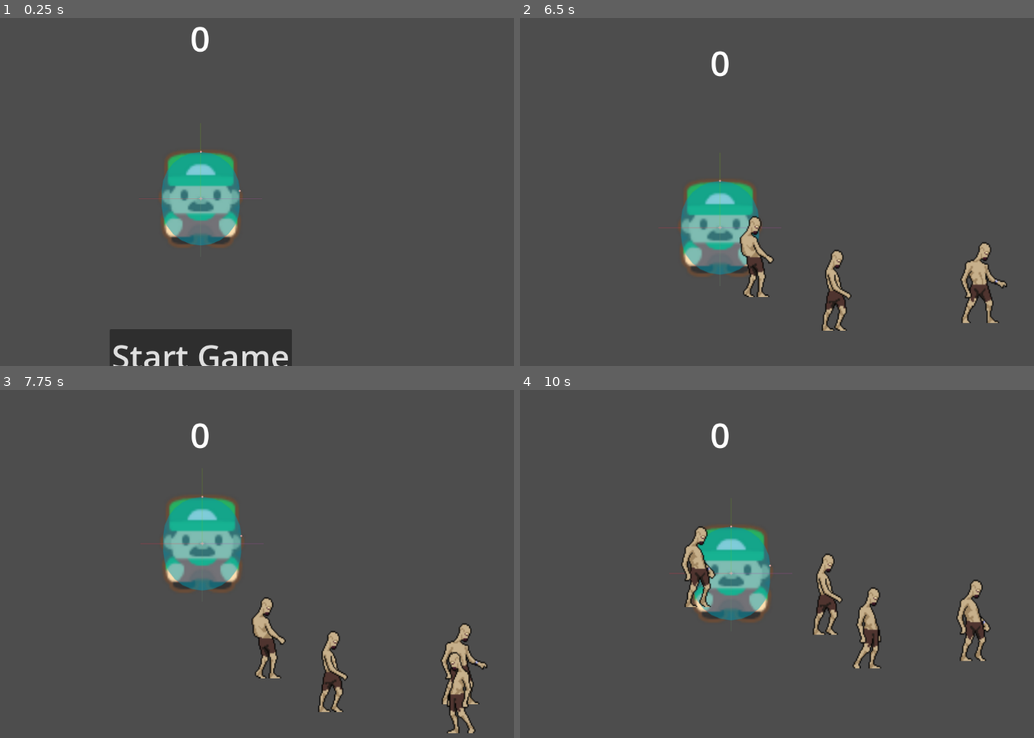
Above: before the commit, frames 1-4 (two rows, left to right).
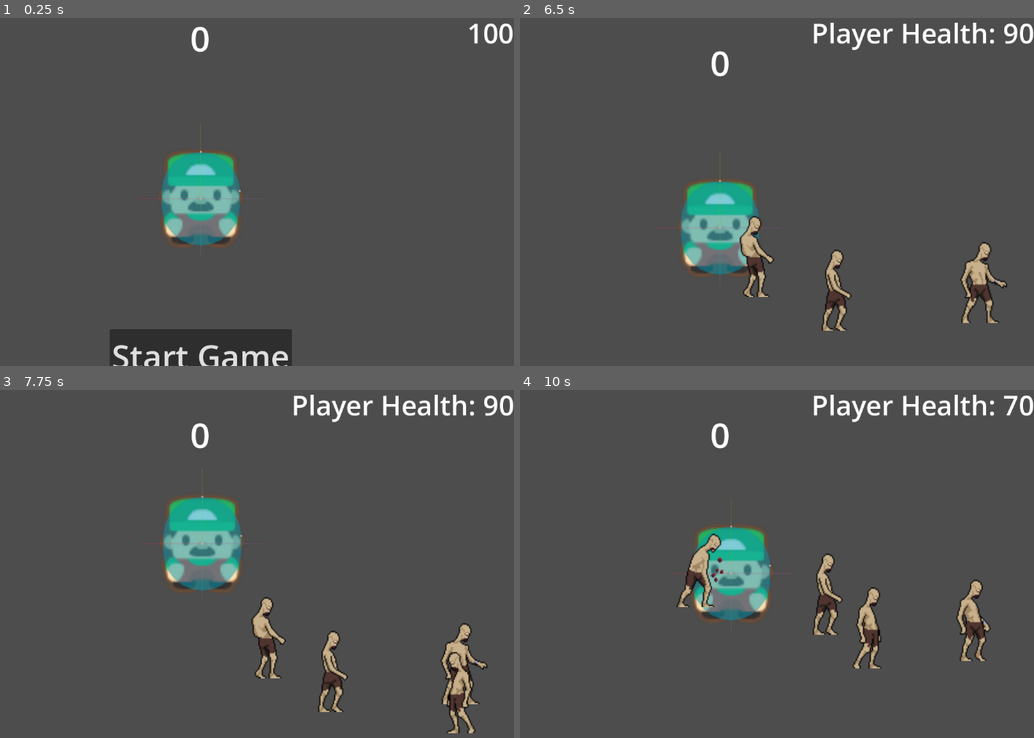
Above: after the commit, the same moments.

Repository: ziadeenyousaf-spec/HackBirmingham2026
Game: Godot game, scene res://scenes/player.tscn
Two runs of this game, one before a commit and one after it. Both use one fixed random seed, a clock stepped at 60 frames per second and the inputs below.
Inputs:
- Up to frame 1 (0.25 s): no input
- Up to frame 2 (6.5 s): click "Start Game" at 0.5 s; tap Enter at 1.25 s; hold Right (move_right) 1.28-2.03 s; hold Space (attack) 1.28-2.03 s; hold Down (move_down) 2.03-2.78 s; tap Space (attack) at 2.1, 3.6, 5.1 s; hold Right (move_right) 2.78-3.53 s; hold Space (attack) 2.78-3.53 s; hold Up (move_up) 3.53-4.28 s; hold Space (attack) 4.28-5.03 s; hold Left (move_left) 4.28-5.78 s; hold Down (move_down) from 5.78 s (still down); hold Space (attack) from 5.78 s (still down)
- Up to frame 3 (7.75 s): release Down (move_down) at 6.53 s; release Space (attack) at 6.53 s; hold Right (move_right) 6.53-7.28 s; tap Space (attack) at 6.6 s; hold Up (move_up) from 7.28 s (still down); hold Space (attack) from 7.28 s (still down)
- Up to frame 4 (10 s): release Up (move_up) at 8.03 s; release Space (attack) at 8.03 s; hold Right (move_right) 8.03-8.78 s; tap Space (attack) at 8.1, 9.6 s; hold Down (move_down) 8.78-9.53 s; hold Space (attack) 8.78-9.53 s; hold Left (move_left) from 9.53 s (still down)

The runs differ from the first frame. In frame 1, 0.2% of the frame differs, in the area x 91-100%, y 1-8%; in frame 2, 1.0%; in frame 3, 1.0%; in frame 4, 2.0%, in the area x 30-100%, y 1-63%.

Commit message:
zombie fights and dies, player health decrease

Diff:
--- a/scenes/player.tscn
+++ b/scenes/player.tscn
@@ -3,9 +3,12 @@
 [ext_resource type="Script" uid="uid://d1bfd5mlait30" path="res://scripts/player/player.gd" id="1_3vyb7"]
 [ext_resource type="Texture2D" uid="uid://ondgc8kxbxl7" path="res://scripts/player/Screenshot From 2026-03-14 18-11-50.png" id="2_g2els"]
 [ext_resource type="PackedScene" uid="uid://cvot0uoob0l5g" path="res://scenes/ui/inventory_ui.tscn" id="3_qhqgy"]
-[ext_resource type="PackedScene" path="res://scenes/ui/main.tscn" id="4_dqkch"]
+[ext_resource type="PackedScene" uid="uid://bn6gufa4e7toh" path="res://scenes/ui/main.tscn" id="4_dqkch"]
 
 [sub_resource type="CapsuleShape2D" id="CapsuleShape2D_g2els"]
+
+[sub_resource type="RectangleShape2D" id="RectangleShape2D_dqkch"]
+size = Vector2(144, 176)
 
 [sub_resource type="TileSet" id="TileSet_g2els"]
 
@@ -28,9 +31,18 @@
 position_smoothing_enabled = true
 rotation_smoothing_enabled = true
 
+[node name="Area2D" type="Area2D" parent="CharacterBody2D" unique_id=600498678]
+
+[node name="CollisionShape2D" type="CollisionShape2D" parent="CharacterBody2D/Area2D" unique_id=2042073685]
+position = Vector2(0, 16)
+shape = SubResource("RectangleShape2D_dqkch")
+
 [node name="TileMapLayer" type="TileMapLayer" parent="." unique_id=101492005]
 tile_set = SubResource("TileSet_g2els")
 
 [node name="CanvasLayer" parent="." unique_id=655112953 instance=ExtResource("3_qhqgy")]
 
 [node name="Main" parent="." unique_id=656760546 instance=ExtResource("4_dqkch")]
+
+[connection signal="body_entered" from="CharacterBody2D/Area2D" to="CharacterBody2D" method="_on_area_2d_body_entered"]
+[connection signal="body_exited" from="CharacterBody2D/Area2D" to="CharacterBody2D" method="_on_area_2d_body_exited"]
--- a/scenes/ui/hud.tscn
+++ b/scenes/ui/hud.tscn
@@ -49,4 +49,14 @@
 theme_override_font_sizes/font_size = 60
 text = "Game Over"
 
+[node name="PlayerHealth" type="Label" parent="." unique_id=1127630673]
+anchors_preset = 1
+anchor_left = 1.0
+anchor_right = 1.0
+offset_left = -40.0
+offset_bottom = 23.0
+grow_horizontal = 0
+theme_override_font_sizes/font_size = 50
+text = "100"
+
 [connection signal="pressed" from="StartButton" to="." method="_on_start_button_pressed"]
--- a/scenes/ui/zombie.tscn
+++ b/scenes/ui/zombie.tscn
@@ -4,6 +4,7 @@
 [ext_resource type="Texture2D" uid="uid://swkeugsgds68" path="res://assets/icons/Attack.png" id="2_el4te"]
 [ext_resource type="Texture2D" uid="uid://bb0cad2cpfuex" path="res://assets/icons/Dead.png" id="3_4x2t7"]
 [ext_resource type="Texture2D" uid="uid://c0abctnsceotf" path="res://assets/icons/Hurt.png" id="4_eem2d"]
+[ext_resource type="Texture2D" uid="uid://vv7n8tevphew" path="res://assets/icons/Idle.png" id="5_el4te"]
 [ext_resource type="Texture2D" uid="uid://eol3wudljnjn" path="res://assets/icons/Walk.png" id="5_wdv25"]
 
 [sub_resource type="AtlasTexture" id="AtlasTexture_ni6fi"]
@@ -57,6 +58,10 @@
 [sub_resource type="AtlasTexture" id="AtlasTexture_f8dj8"]
 atlas = ExtResource("4_eem2d")
 region = Rect2(384, 0, 128, 128)
+
+[sub_resource type="AtlasTexture" id="AtlasTexture_4x2t7"]
+atlas = ExtResource("5_el4te")
+region = Rect2(0, 0, 128, 128)
 
 [sub_resource type="AtlasTexture" id="AtlasTexture_roy8y"]
 atlas = ExtResource("5_wdv25")
@@ -133,7 +138,7 @@
 "duration": 1.0,
 "texture": SubResource("AtlasTexture_yo31b")
 }],
-"loop": true,
+"loop": false,
 "name": &"dead",
 "speed": 5.0
 }, {
@@ -152,6 +157,14 @@
 }],
 "loop": true,
 "name": &"hurt",
+"speed": 5.0
+}, {
+"frames": [{
+"duration": 1.0,
+"texture": SubResource("AtlasTexture_4x2t7")
+}],
+"loop": true,
+"name": &"operated",
 "speed": 5.0
 }, {
 "frames": [{
@@ -203,8 +216,7 @@
 position = Vector2(69.5, 82.5)
 scale = Vector2(2.0859375, 2.2890625)
 sprite_frames = SubResource("SpriteFrames_pub2r")
-animation = &"attack"
-frame_progress = 0.4343011
+animation = &"dead"
 
 [node name="CollisionShape2D" type="CollisionShape2D" parent="." unique_id=1140379407]
 position = Vector2(66, 154.49998)
@@ -216,4 +228,5 @@
 scale = Vector2(2.0859365, 2.2890623)
 
 [connection signal="body_entered" from="." to="." method="_on_body_entered"]
+[connection signal="body_exited" from="." to="." method="_on_body_exited"]
 [connection signal="screen_exited" from="VisibleOnScreenNotifier2D" to="." method="_on_visible_on_screen_notifier_2d_screen_exited"]
--- a/scripts/hud/hud.gd
+++ b/scripts/hud/hud.gd
@@ -2,9 +2,10 @@
 
 signal start_game
 
+
 # Called when the node enters the scene tree for the first time.
 func _ready() -> void:
-	pass # Replace with function body.
+	add_to_group("hud")
 
 func updateScore(score):
 	$Score.text=str(score)
@@ -12,6 +13,9 @@
 func updateMessage(score):
 	$Message.text="Game Over. Score: " + str(score)
 	$Message.show()
+
+func updatePlayerHealth(health):
+	$PlayerHealth.text="Player Health: " + str(health)
 
 
 # Called every frame. 'delta' is the elapsed time since the previous frame.
--- a/scripts/inventory/invSlot.gd
+++ b/scripts/inventory/invSlot.gd
@@ -24,5 +24,3 @@
 
 		if slot.count > 1:
 			count_label.text = str(slot.count)
-		else:
-			count_label.text = ""
--- a/scripts/main/main.gd
+++ b/scripts/main/main.gd
@@ -47,6 +47,11 @@
 
 		add_child(zombie) #add zombie child to scene
 
+		#zombie hurt/attacked
+		#zombie.hurt()
+		#signal or smth when player attacks
+		#hitsTaken = hitsTaken+1
+
 		# zombie dies
 		if hitsTaken==5:
 			zombie.die()
@@ -54,6 +59,12 @@
 			$HUD.updateScore(score) #update text
 
 		# zombie attacks
+		#zombie.attack()
+
+		#zombie operated on
+		#zombie.get_node("AnimatedSprite2D").animation="operated"
+		#zombie.get_node("AnimatedSprite2D").rotation_degrees=90 #lie down
+		#zombie.get_node("AnimatedSprite2D").play()
 
 
 
--- a/scripts/player/player.gd
+++ b/scripts/player/player.gd
@@ -1,11 +1,17 @@
 extends CharacterBody2D
 
+signal playerAttacking
 
 var speed : int = 300
 var health : int = 100
 var enemyHealth : int = 100
-var is_attacking : bool = false
+var touchingEnemy : bool = false
+var is_attacking: bool=false
+var hud: Node=null
 #@onready var anim = $AnimatedSprite
+
+func _ready() -> void:
+	add_to_group("player")
 
 
 func get_input():
@@ -44,25 +50,38 @@
 
 func _unhandled_input(event):
 	if event.is_action_pressed("attack") and not is_attacking:
-		start_attack(20, enemyHealth)
+		is_attacking = true
+		if touchingEnemy:
+			playerAttacking.emit()
 
-func start_attack(dmgToGive, eHealth):
-	eHealth -= dmgToGive
-	if eHealth <= 0:
-		enemyDie()
+		is_attacking=false
+		#start_attack(20, enemyHealth)
 
-func take_damage (dmgToTake):
-	health -= dmgToTake
-	if health <= 0:
+
+#func start_attack(dmgToGive, eHealth):
+	#is_attacking = true
+	#eHealth -= dmgToGive
+	#if eHealth <= 0:
+		#enemyDie()
+
+func take_damage():
+	health -=10
+	hud = get_tree().get_first_node_in_group("hud")
+	if hud:
+		hud.updatePlayerHealth(health)
+	if health<=0:
 		die()
 
 func die():
 	get_tree().reload_current_scene()
 
-func enemyDie():
-	queue_free()
+func _on_area_2d_body_entered(body: Node) -> void:
+	if body.is_in_group("zombies"):
+		touchingEnemy = true
+		print("touching enemy is true")
+		take_damage()
 
-func _on_body_entered(body):
-	if body.is_in_group("enemies"):
-		body.take_damage(20)
-		# Assume enemy has a take_damage function
+
+func _on_area_2d_body_exited(body: Node) -> void:
+	if body.is_in_group("zombies"):
+		touchingEnemy = false
--- a/scripts/zombies/zombie.gd
+++ b/scripts/zombies/zombie.gd
@@ -1,4 +1,16 @@
 extends RigidBody2D
+
+var playerAttacked : bool = false
+var zombieAttacked :bool = false
+var health : int = 100
+
+var player: Node=null
+var hud: Node=null
+var speed: float = 20
+var target_pos
+var isDead: bool=false
+
+
 
 # Called when the node enters the scene tree for the first time.
 func _ready() -> void:
@@ -6,35 +18,89 @@
 	add_to_group("zombies")
 	max_contacts_reported = 10
 	contact_monitor=true
+	player = get_tree().get_first_node_in_group("player")
+	if player:
+		player.playerAttacking.connect(checkPlayerAttacked) #connect signal
 
 	$AnimatedSprite2D.animation = "walk"
 	$AnimatedSprite2D.play()
 
 
 # Called every frame. 'delta' is the elapsed time since the previous frame.
-func _process(delta: float) -> void:
+func _physics_process(_delta: float) -> void:
 	pass
+
 
 
 func _on_visible_on_screen_notifier_2d_screen_exited() -> void:
 	queue_free() # deletes the zombie when it reaches the end of the screenn
 
 func hurt():
-	$AnimatedSprite2D.animation = "hurt"
-	$AnimatedSprite2D.play()
+	if isDead:
+		return
+	else:
+		$AnimatedSprite2D.animation = "hurt"
+		$AnimatedSprite2D.play()
+
 
 func die():
+	if isDead:
+		return
+
+	isDead = true
 	$AnimatedSprite2D.animation = "dead"
 	$AnimatedSprite2D.play()
 	#only play once
 	await $AnimatedSprite2D.animation_finished
 	$AnimatedSprite2D.stop()
+	queue_free()
 
 func attack():
+	if isDead:
+		return
+
 	$AnimatedSprite2D.animation="attack"
 	$AnimatedSprite2D.play()
 
+func walk():
+	if isDead:
+		return
+
+	$AnimatedSprite2D.animation = "walk"
+	$AnimatedSprite2D.play()
+
+func checkPlayerAttacked():
+	playerAttacked = true
+
+func take_damage (dmgToTake):
+	if isDead:
+		return
+
+	health -= dmgToTake
+	print(health)
+	if health <= 0:
+		die()
+	else:
+		hurt()
+
+
 func _on_body_entered(body: Node) -> void:
+	if isDead:
+		return
+
 	if body.is_in_group("player"):
-		print("player hit")
-		attack()
+		if playerAttacked:
+			take_damage(20)
+			playerAttacked=false
+		else:
+			attack()
+			print("zombie touched player")
+
+
+
+func _on_body_exited(body: Node) -> void:
+	if body.is_in_group("player"):
+		if isDead:
+			return
+		else:
+			walk()
Binary file added: assets/Icons/Idle.png
Not shown, changed: assets/Icons/Idle.png.import
Not shown, changed: assets/Icons/anvil.png.import
Not shown, changed: assets/Icons/door.png.import
Not shown, changed: assets/Icons/example.png.import
Not shown, changed: assets/Icons/mine.png.import
Not shown, changed: assets/Icons/surgery.png.import
Not shown, changed: assets/Icons/tree.png.import
Not shown, changed: assets/icons/Dead.png.import
Not shown, changed: assets/icons/Hurt.png.import
Not shown, changed: assets/icons/Walk.png.import
Not shown, changed: assets/icons/inventory-background.png.import
(and 2 more such lines)
